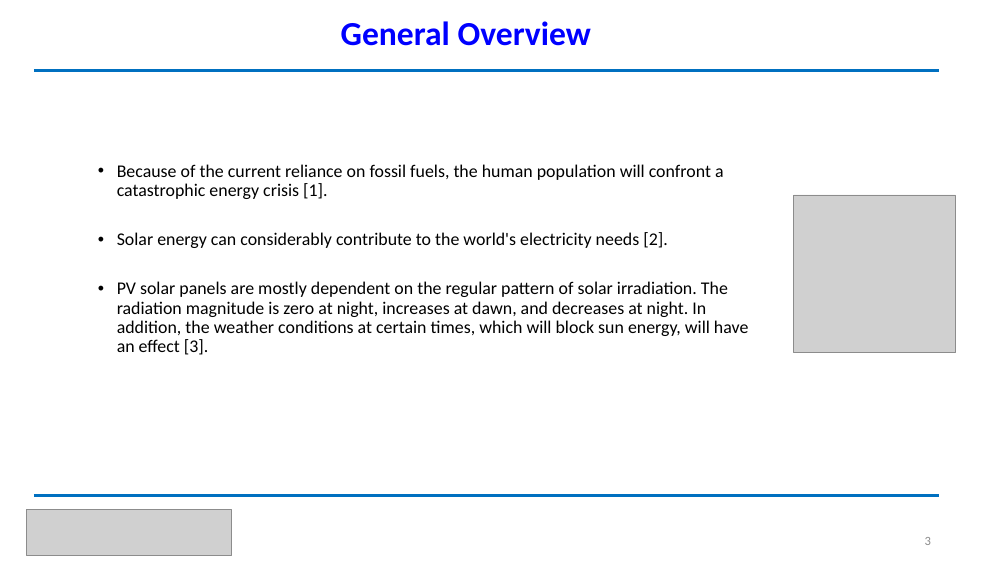
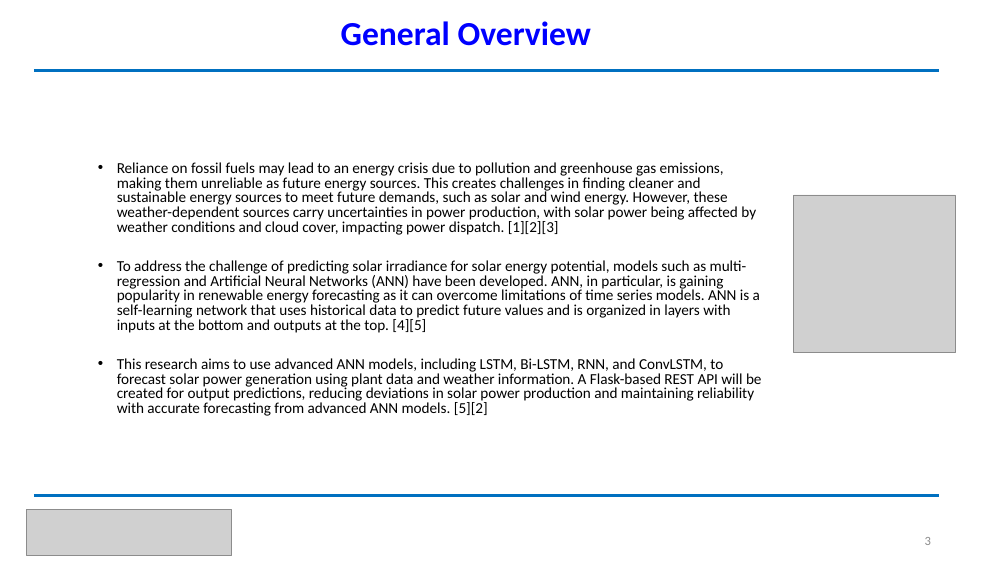
Before and after one commit to miftahfaridhh/pv-power-api, a slide deck: slide 3 of document/Muhammad Miftah Faridh==JCCI2023.pptx. Drawn at 1008x567 pixels with LibreOffice and Linux fonts; fonts in the diff are those of the drawing; grey boxes stand for pictures. Boxes give left, top, right and bottom in pixels: in the first picture for what was removed or moved away, otherwise in the second. Text is boxed around its words. In the diff, an @@ line names an element or a change of style, - is before the commit and + after.

```diff
--- a/document/Muhammad Miftah Faridh==JCCI2023.pptx
+++ b/document/Muhammad Miftah Faridh==JCCI2023.pptx
@@ text at box(117, 162, 762, 416): text changed; size 17 to 14.4 pt @@
-  • Because of the current reliance on fossil fuels, the human population will confront a catastrophic energy crisis [1].
-  • Solar energy can considerably contribute to the world's electricity needs [2].
-  • PV solar panels are mostly dependent on the regular pattern of solar irradiation. The radiation magnitude is zero at night, increases at dawn, and decreases at night. In addition, the weather conditions at certain times, which will block sun energy, will have an effect [3].
+  • Reliance on fossil fuels may lead to an energy crisis due to pollution and greenhouse gas emissions, making them unreliable as future energy sources. This creates challenges in finding cleaner and sustainable energy sources to meet future demands, such as solar and wind energy. However, these weather-dependent sources carry uncertainties in power production, with solar power being affected by weather conditions and cloud cover, impacting power dispatch. [1][2][3]
+  • To address the challenge of predicting solar irradiance for solar energy potential, models such as multi-regression and Artificial Neural Networks (ANN) have been developed. ANN, in particular, is gaining popularity in renewable energy forecasting as it can overcome limitations of time series models. ANN is a self-learning network that uses historical data to predict future values and is organized in layers with inputs at the bottom and outputs at the top. [4][5]
+  • This research aims to use advanced ANN models, including LSTM, Bi-LSTM, RNN, and ConvLSTM, to forecast solar power generation using plant data and weather information. A Flask-based REST API will be created for output predictions, reducing deviations in solar power production and maintaining reliability with accurate forecasting from advanced ANN models. [5][2]
```
Also in this commit, not shown: 2 other slides changed, 2 other files.
